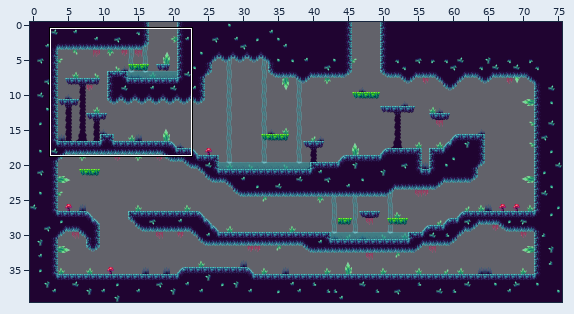
An edit to a level. Tiled map, assets/tiled maps/blue_map.tmx. Above, an overview of the earlier version with the close-up marked.
Close-up. Before:
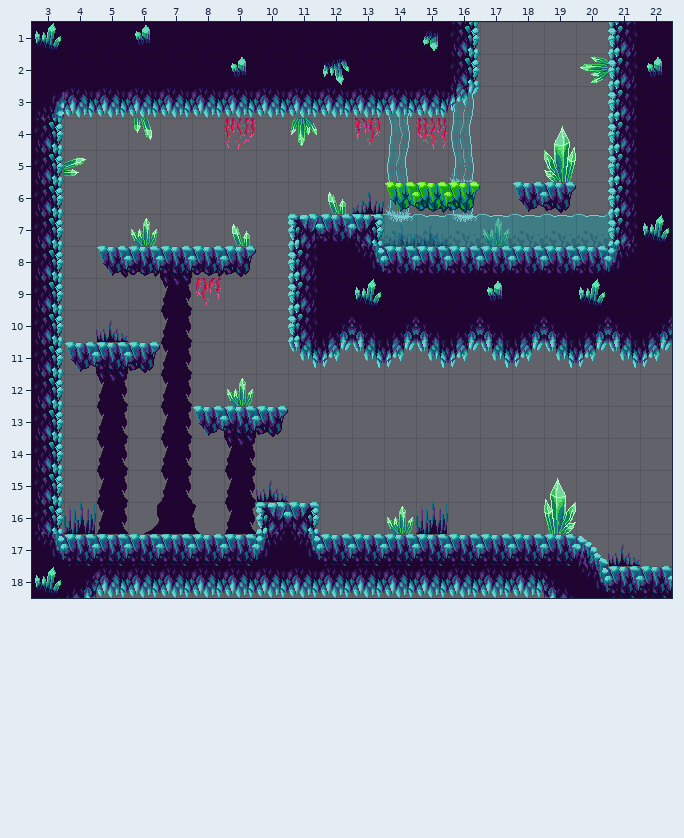
Cells are 32x32 px. Shown: x 3..22, y 1..18. The commit also changed other parts of the map, which this record leaves out.
After:
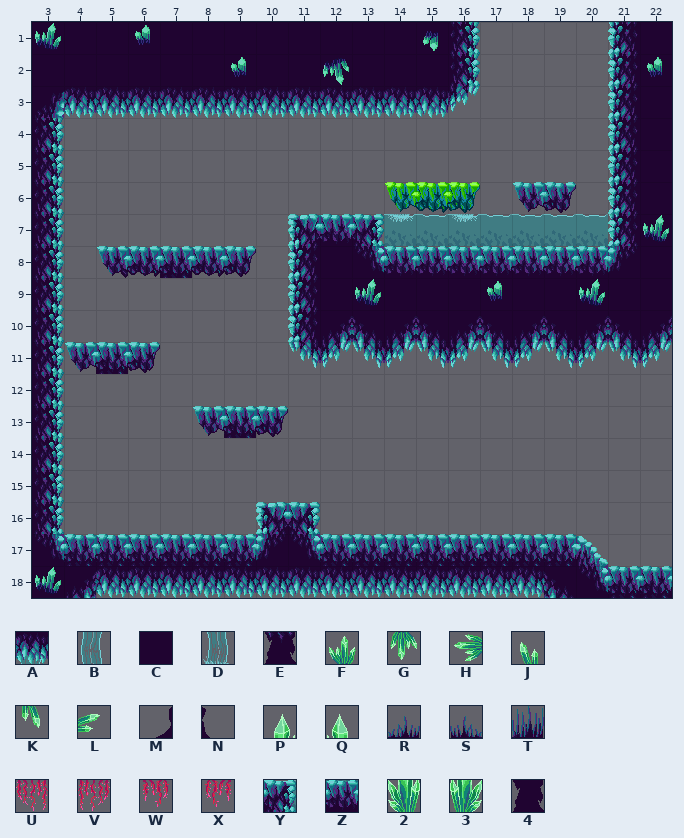
Key: from "blue_tileset": A 6, B 13, C 15, D 20, E 29, F 33, G 33 turned 180, H 33 turned 270, J 34, K 34 turned 180, L 34 turned 90, M 35, N 37, P 41, Q 41 flipped left-right, R 42, S 42 flipped left-right, T 43, U 44, V 44 flipped left-right, W 45, X 45 flipped left-right, Y 47, Z 47 turned 180, 2 48, 3 48 flipped left-right, 4 49.
_ is an empty cell.
See-through tiles are keyed as they look on the map.
Change:
Layer "scenery" (now hidden):
y 2: x 20 H -> _
y 3: x 14 A -> _; x 16 A -> _
y 4: x 6 K -> _; x 9 V -> _; x 11 G -> _; x 13..16 WAUB -> ____; x 19 P -> _
y 5: x 4 L -> _; x 14 B -> _; x 16 D -> _; x 19 2 -> _
y 6: x 12..14 JRD -> ___; x 16 A -> _
y 7: x 6 F -> _; x 9 J -> _; x 13..15 YRS -> ___; x 17 F -> _; x 21 Y -> _
y 8: x 14..20 ZZZZZZZ -> _______
y 9: x 7..8 EX -> __
y 10: x 5 S -> _; x 7 4 -> _
y 11: x 7 4 -> _
y 12: x 5 E -> _; x 7 4 -> _; x 9 F -> _
y 13: x 5 4 -> _; x 7 4 -> _
y 14: x 5 4 -> _; x 7 4 -> _; x 9 E -> _
y 15: x 5 4 -> _; x 7 4 -> _; x 9..10 4S -> __; x 19 Q -> _
y 16: x 4..9 T4MCN4 -> ______; x 14..15 FT -> __; x 19 3 -> _
y 17: x 21 S -> _
